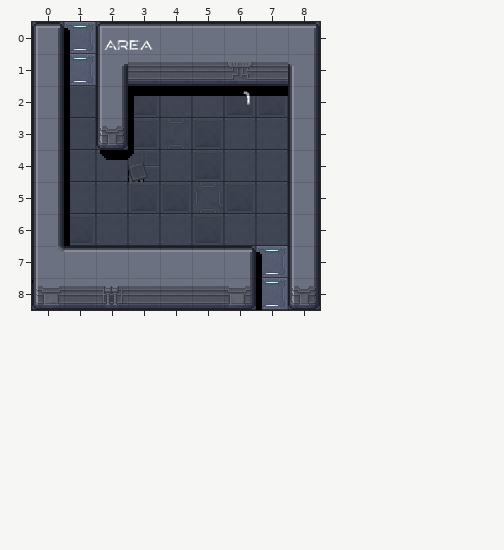
Tiled map, stored at cocos/Code/assets/resources/map/map_1-1-H-1.tmx. The picture above was drawn from the file before the commit.
Cells are 32x32 px. Shown: x 0..8, y 0..8.
The result:
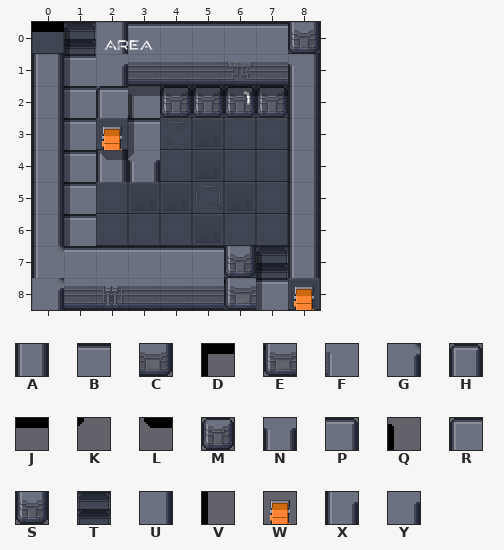
Key: from "proba_scifi": A 23, B 42; from "scifi_tileset_02": C 9, D 10, E 11, F 12, G 13, H 15, J 17, K 18, L 19, M 21, N 22, P 25, Q 26, R 27, S 31, T 32, U 33, V 34, W 37, X 50, Y 62.
_ is an empty cell.
Change:
Layer "w":
The author changed tile L to tile A in row 4 at x 2.
The author changed tile V to tile B in rows 1 to 2 at x 1; in row 3 at x 1 and 3; in rows 4 to 6 at x 1; in row 8 at x 7.
The author changed tile C to tile E in row 8 at x 6.
The author changed tile D to tile F in row 2 at x 3.
The author changed tile E to tile G in row 8 at x 0.
The author changed tile H to tile J in row 0 at x 0.
The author changed tile J to tile M in row 2 at x 4 to 7.
The author changed tile K to tile N in row 4 at x 3.
The author changed tile A to tile R in row 2 at x 2.
The author changed tile P to tile S in row 0 at x 8; in row 7 at x 6.
The author changed tile Q to tile T in row 0 at x 1; in row 7 at x 7.
The author changed tile R to tile U in row 0 at x 2.
The author changed tile S to tile W in row 3 at x 2; in row 8 at x 8.
The author changed tile X to tile Y in row 1 at x 2.
Pixel boxes of the changes (left, top, right, bottom) in both pictures:
changed: (32, 22, 288, 246)
changed: (288, 22, 320, 54)
changed: (224, 246, 320, 310)
changed: (32, 278, 64, 310)
